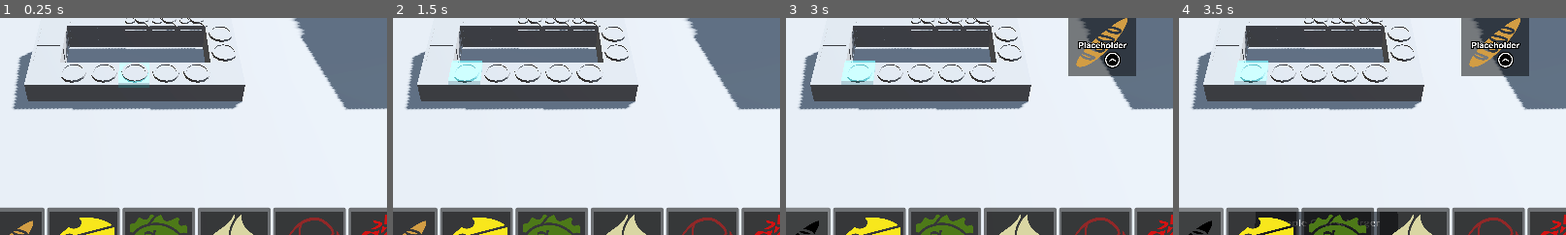
Above: before the commit, frames 1-4 (left to right).
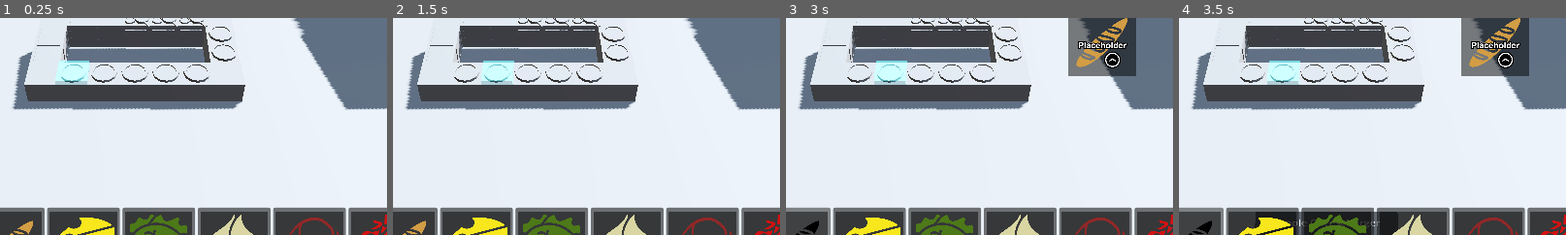
Above: after the commit, the same moments.

Repository: thewasmans/2026-game-jam-burger-truck
Game: Godot game, scene res://scenes/main.tscn
Same seed, same stepped clock (60 frames per second), same inputs: the game is played once before the commit and once after it.
Inputs (mouse positions are % of the whole screen's width and height, from its top left):
- Up to frame 1 (0.25 s): no input
- Up to frame 2 (1.5 s): click "LEFT" at 0.5 s; click "RIGHT" at 1.25 s
- Up to frame 3 (3 s): click (23, 91) at 2.02 s; click (32, 91) at 2.77 s
- Up to frame 4 (3.5 s): no input
The pictures show only the part of the screen within x 31-81%, y 39-89%; the shares and areas given below are measured in that part.

The runs differ from the first frame. In frame 1, 0.4% of the frame differs, in the area x 14-39%, y 19-31%; in frame 2, 0.6%, in the area x 14-32%, y 19-31%; in frame 3, 0.6%; in frame 4, 0.6%.

Commit message:
Remove 2 plates side an fix control

Diff:
--- a/scenes/main.tscn
+++ b/scenes/main.tscn
@@ -56,7 +56,7 @@
 spawner = NodePath("Level/EnemySpawner")
 burgers_data = Array[ExtResource("2_jkv2x")]([ExtResource("3_jbj1t"), ExtResource("4_muem4"), ExtResource("5_dp3eg"), ExtResource("6_0ld40"), ExtResource("7_gqmmt"), ExtResource("8_yc10j"), ExtResource("9_jscy8"), ExtResource("10_pm3ni"), ExtResource("11_y6deb"), ExtResource("12_og1vs")])
 ingredients_data = Array[ExtResource("13_pm3ni")]([ExtResource("14_y6deb"), ExtResource("15_og1vs"), ExtResource("16_2wyq8"), ExtResource("17_vxglm"), ExtResource("18_2f3dj"), ExtResource("19_yq6so"), ExtResource("20_fv21b")])
-anchor_plates = [NodePath("Level/Kitchen/AnchorPlate/AnchorP …(180 unchanged characters)… evel/Kitchen/AnchorPlate/AnchorPlate05"), NodePath("Level/Kitchen/AnchorPlate/AnchorPlate06"), NodePath("Level/Kitchen/AnchorPlate/AnchorPlate07")]
+anchor_plates = [NodePath("Level/Kitchen/AnchorPlate/AnchorP …(180 unchanged characters)… evel/Kitchen/AnchorPlate/AnchorPlate05")]
 plate_selector = NodePath("Level/Selector")
 
 [node name="Global" type="Node" parent="." unique_id=1804165768]
--- a/scripts/main.gd
+++ b/scripts/main.gd
@@ -34,6 +34,7 @@
 		button.pressed.connect(create_burger.bind(ingredient))
 	for anchor in anchor_plates:
 		_plates.append(Plate.new(anchor))
+	plate_selected_changed(0)
 
 func on_child_entered_tree(node: Node) -> void:
 	if node is Enemy:
@@ -68,5 +69,5 @@
 				_clients.pop_front()
 
 func plate_selected_changed(side:int):
-	_current_index_plate = clamp(0, anchor_plates.size() - 1, _current_index_plate + side)
+	_current_index_plate = clamp( _current_index_plate + side, 0, anchor_plates.size() - 1)
 	plate_selector.global_position = current_plate._anchor.global_position
